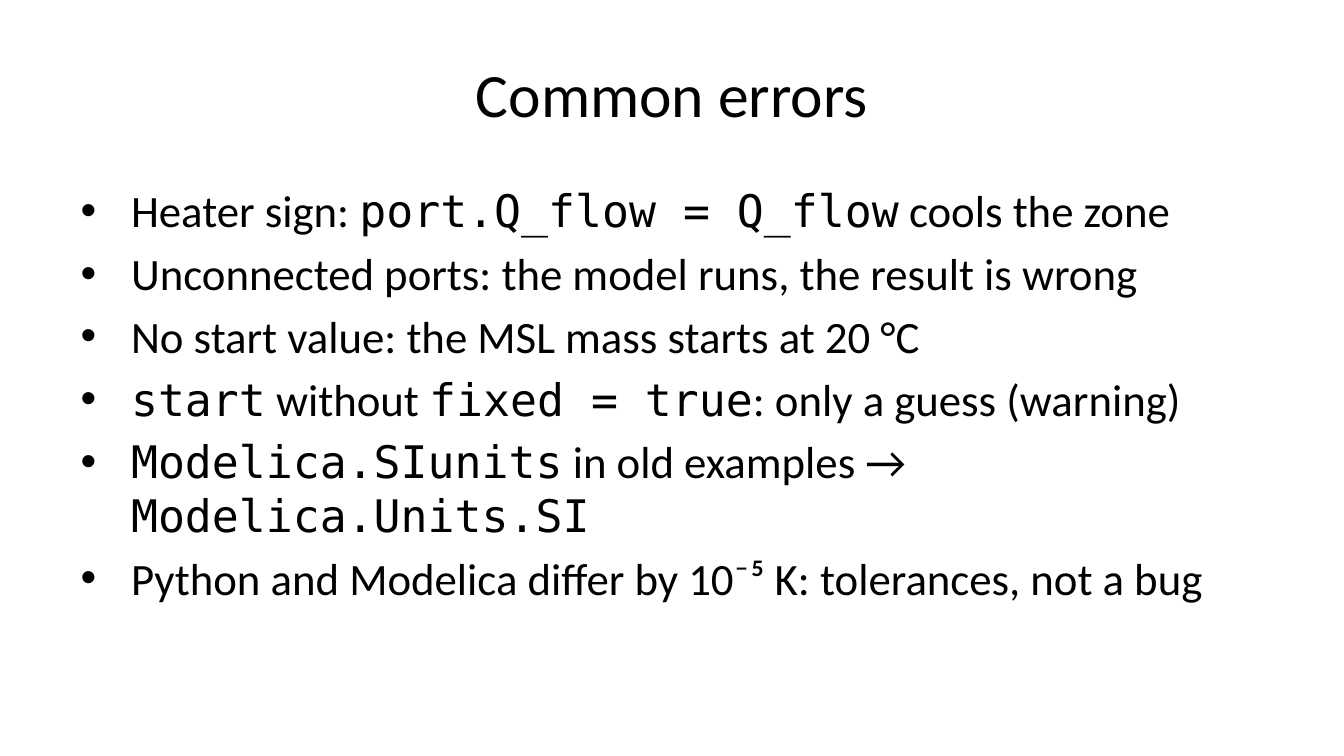
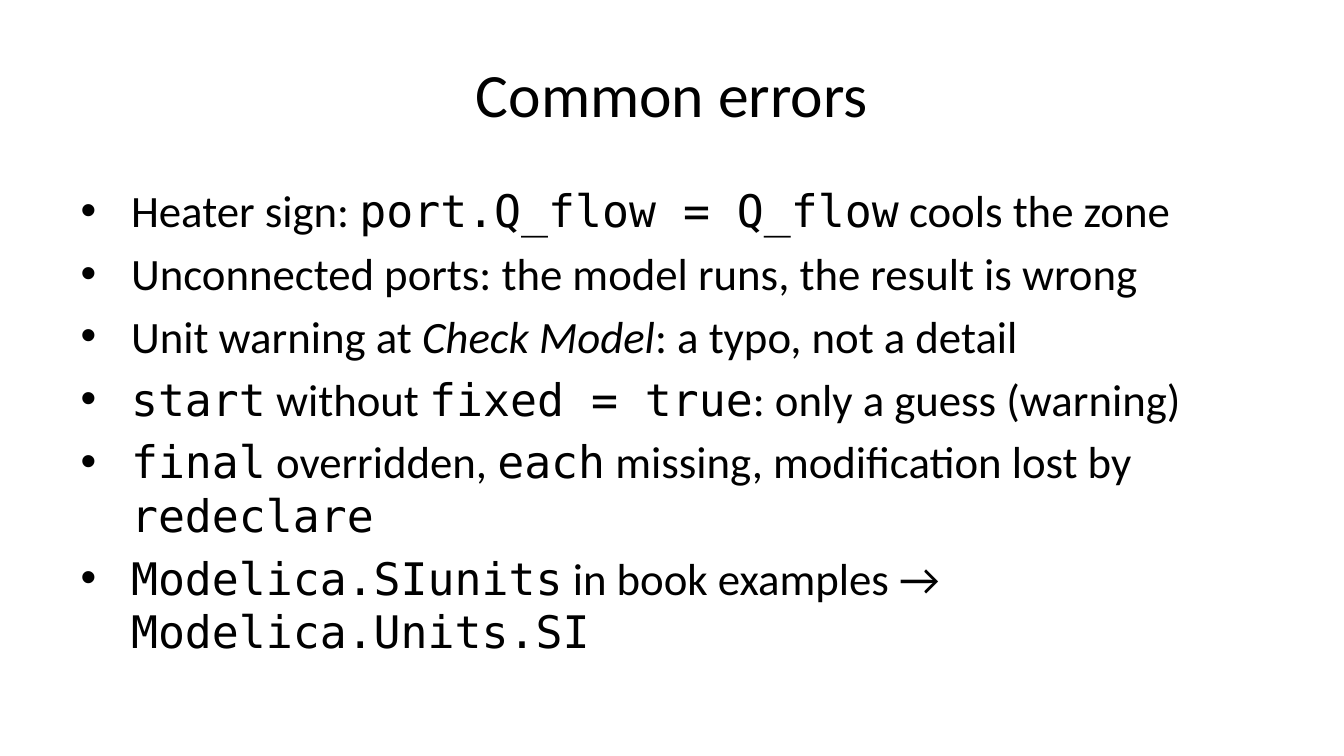
Before and after one commit to DSSchiera/energy-systems-modelica-python-course-participant, a slide deck: slide 27 of slides/session_03/session_03.pptx (slide 23 before the commit). Drawn at 1344x756 pixels with LibreOffice and Linux fonts; fonts in the diff are those of the drawing. Boxes give left, top, right and bottom in pixels: in the first picture for what was removed or moved away, otherwise in the second. Text is boxed around its words. In the diff, an @@ line names an element or a change of style, - is before the commit and + after.

```diff
--- a/slides/session_03/session_03.pptx
+++ b/slides/session_03/session_03.pptx
@@ text at bbox=[131, 322, 1017, 361]: text changed @@
-• No start value: the MSL mass starts at 20 °C
+• Unit warning at Check Model: a typo, not a detail
@@ text at bbox=[131, 443, 1132, 649]: text changed @@
-• Modelica.SIunits in old examples → Modelica.Units.SI
-• Python and Modelica differ by 10⁻⁵ K: tolerances, not a bug
+• final overridden, each missing, modification lost by redeclare
+• Modelica.SIunits in book examples → Modelica.Units.SI
```
Also in this commit, not shown: 9 other slides changed, 7 slides added, 3 slides removed, 12 other files.
